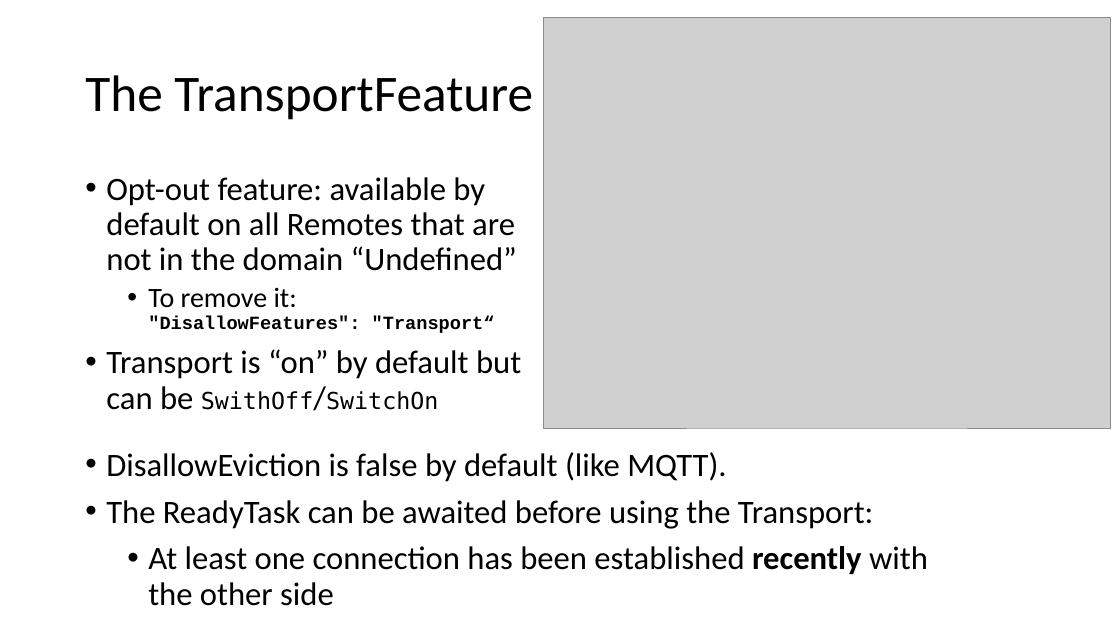
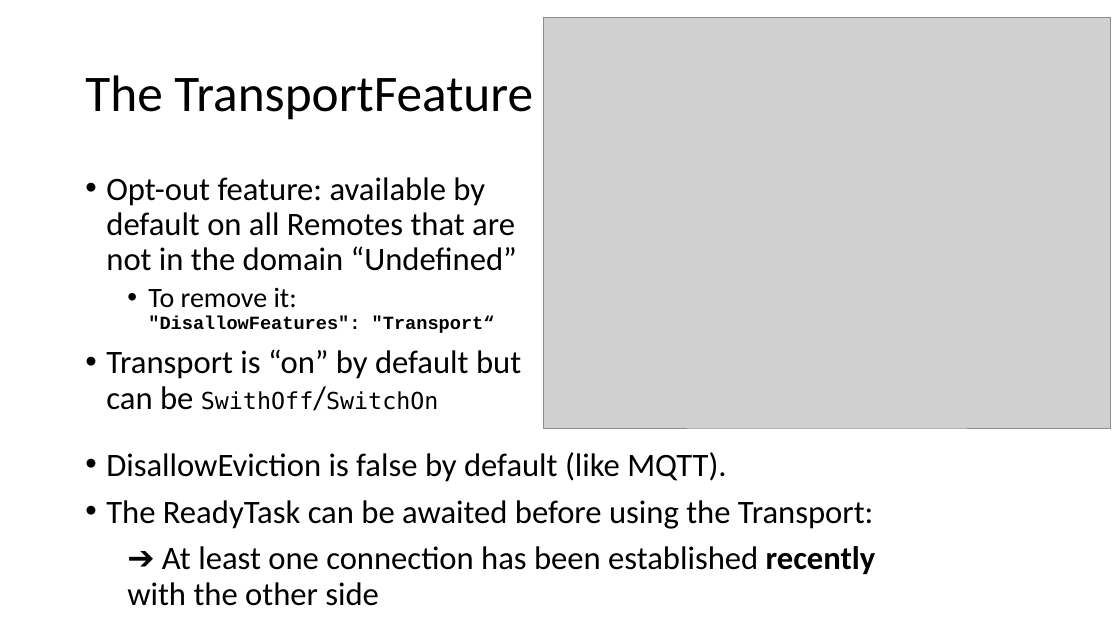
Before and after one commit to signature-opensource/CK-AppIdentity-Transport, a slide deck: slide 29 of Doc/CK-AppIdentity.pptx (slide 27 before the commit). Drawn at 1120x630 pixels with LibreOffice and Linux fonts; fonts in the diff are those of the drawing; grey boxes stand for pictures. Boxes give left, top, right and bottom in pixels: in the first picture for what was removed or moved away, otherwise in the second. Text is boxed around its words. In the diff, an @@ line names an element or a change of style, - is before the commit and + after.

```diff
--- a/Doc/CK-AppIdentity.pptx
+++ b/Doc/CK-AppIdentity.pptx
@@ text at box(127, 546, 876, 606): text changed @@
-  • At least one connection has been established recently with the other side
+  ➔ At least one connection has been established recently with the other side
```
Also in this commit, not shown: 7 other slides changed, 9 slides added, 1 slide removed, 33 other files.
